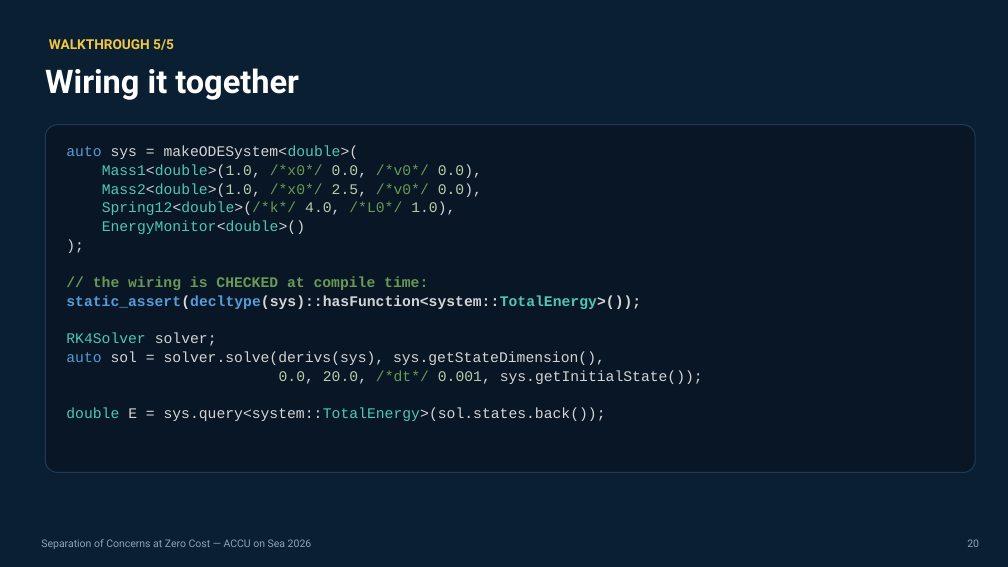
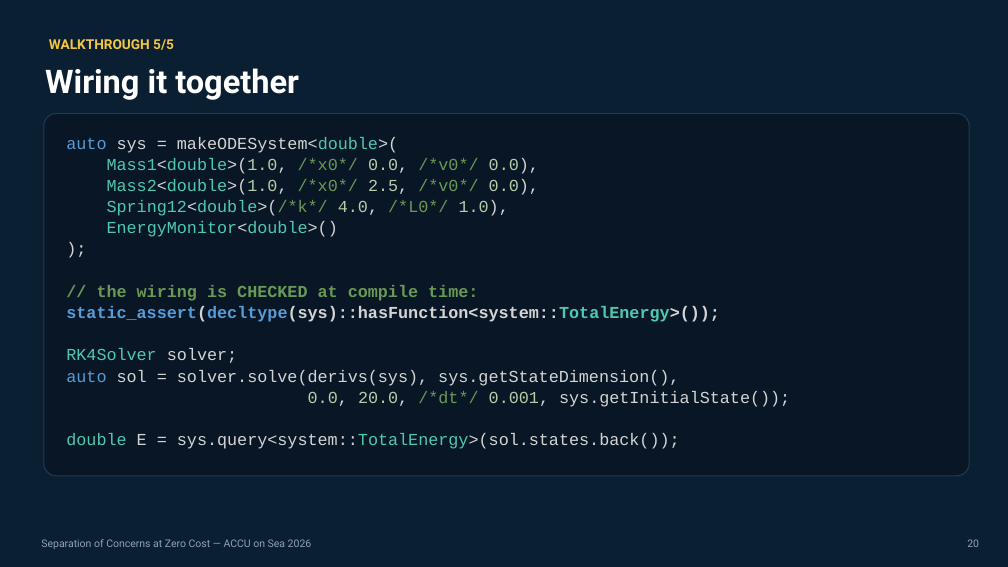
Before and after one commit to jedrzejmichalczyk/accu-on-sea-2026-modular-physics, a slide deck: slide 20 of slides/ACCU-Separation-of-Concerns-at-Zero-Cost.pptx. Drawn at 1008x567 pixels with LibreOffice and Linux fonts; fonts in the diff are those of the drawing. Boxes give left, top, right and bottom in pixels: in the first picture for what was removed or moved away, otherwise in the second. Text is boxed around its words. In the diff, an @@ line names an element or a change of style, - is before the commit and + after.

```diff
--- a/slides/ACCU-Separation-of-Concerns-at-Zero-Cost.pptx
+++ b/slides/ACCU-Separation-of-Concerns-at-Zero-Cost.pptx
@@ rounded rectangle: place and size @@
-rounded rectangle at [45, 125, 975, 473]
+rounded rectangle at [44, 113, 969, 476]
@@ text "auto sys = makeODESystem<double>(": place and size @@
-text "auto sys = makeODESystem<double>(" at [66, 146, 703, 421]
+text "auto sys = makeODESystem<double>(" at [66, 137, 790, 449]
@@ text "auto sys = makeODESystem<double>(" at [66, 137, 790, 449]: size 14 to 16 pt @@
```
Also in this commit, not shown: 10 other slides changed, 3 other files.
